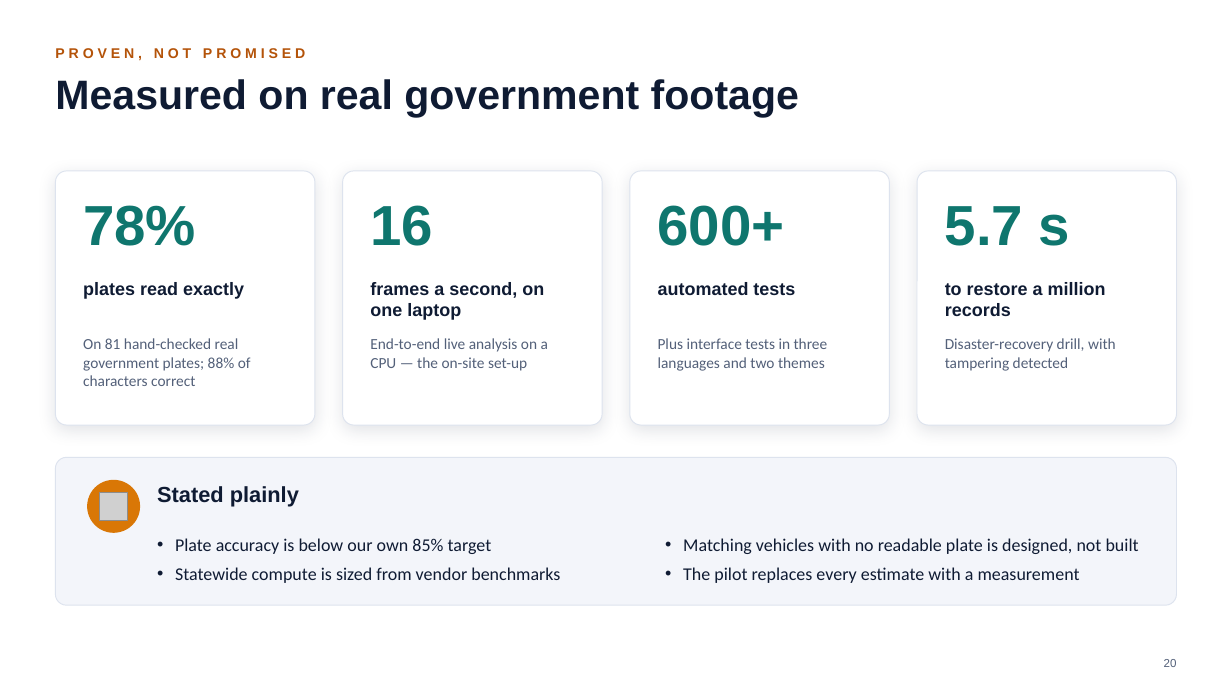
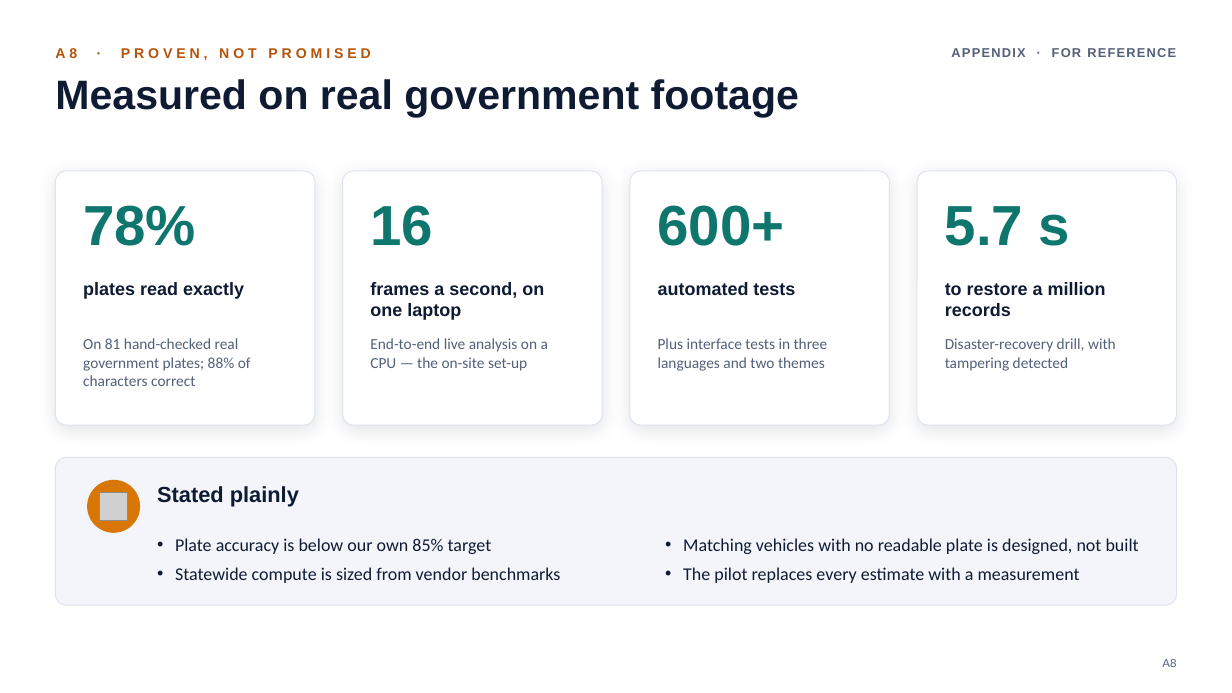
Before and after one commit to parthpatel643/sentinel-hackathon, a slide deck: slide 21 of docs/Sentinel-Finale-Pitch.pptx (slide 20 before the commit). Drawn at 1232x693 pixels with LibreOffice and Linux fonts; fonts in the diff are those of the drawing; grey boxes stand for pictures. Boxes give left, top, right and bottom in pixels: in the first picture for what was removed or moved away, otherwise in the second. Text is boxed around its words. In the diff, an @@ line names an element or a change of style, - is before the commit and + after.

```diff
--- a/docs/Sentinel-Finale-Pitch.pptx
+++ b/docs/Sentinel-Finale-Pitch.pptx
@@ text at box(55, 48, 370, 60): text changed @@
-PROVEN, NOT PROMISED
+A8 · PROVEN, NOT PROMISED
@@ text added at box(951, 48, 1176, 57), 10 pt, text #536079, bold @@
+APPENDIX · FOR REFERENCE
@@ text at box(1162, 659, 1176, 667): text changed @@
-20
+A8
```
Also in this commit, not shown: 18 other slides changed, 2 slides added, 2 slides removed, 3 other files.
